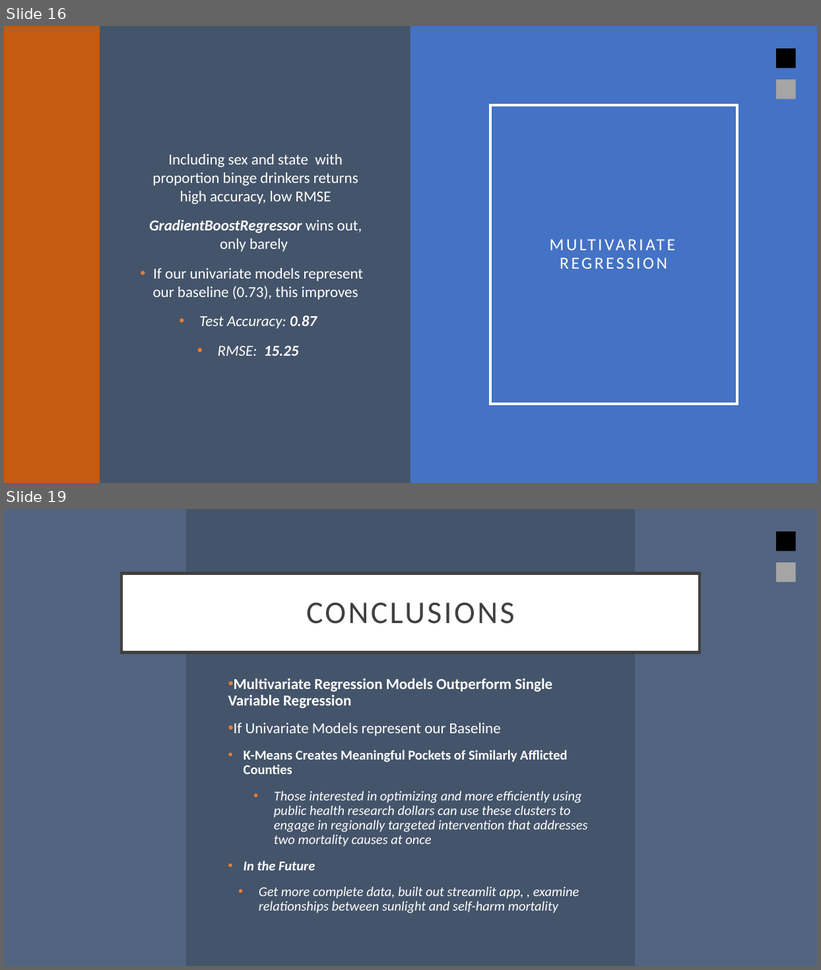
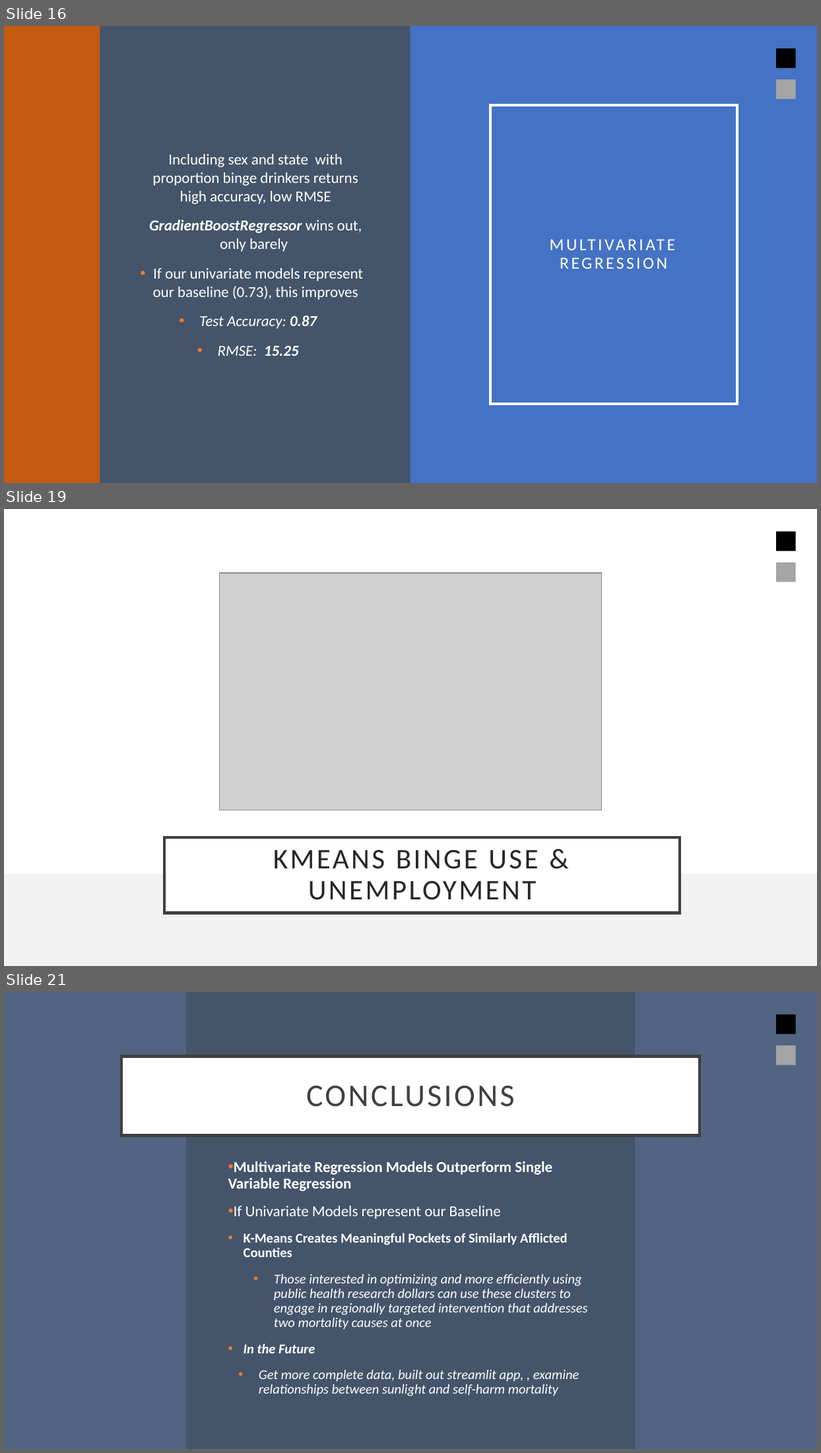
Before and after one commit to khiggins115/capstone_final, a slide deck: deliverables/capstone_KH.pptx. Shown one above the other, each under a label of ours: slides 16 and 19 before the commit, slides 16, 19 and 21 after it; the slides between them are not shown. The pictures are 821x970 and 821x1453 pixels, drawn with LibreOffice and Linux fonts; fonts in the diff are those of the drawing; grey boxes stand for pictures. Boxes give left, top, right and bottom in pixels: in the first picture for what was removed or moved away, otherwise in the second. Text is boxed around its words. In the diff, an @@ line names an element or a change of style, - is before the commit and + after.

Commit message:
KMeans got too big, plotly crashed another notebook - final final push

```diff
--- a/deliverables/capstone_KH.pptx
+++ b/deliverables/capstone_KH.pptx
@@ slide 19 added at box(4, 509, 817, 966), background #F2F2F2 @@
@@ rectangle added at box(4, 509, 817, 874), fill #FFFFFF @@
@@ rectangle added at box(776, 531, 796, 551), fill #000000 @@
@@ rectangle added at box(776, 562, 796, 582), fill #A5A5A5 @@
@@ picture added at box(219, 573, 603, 811) @@
@@ title added at box(164, 838, 680, 913), fill #FFFFFF, outline #404040 2.5 pt, 25.2 pt, text #262626 @@
+KMEANS BINGE USE & UNEMPLOYMENT
@@ what was slide 19 is now slide 21 @@
```
Also in this commit, not shown: 2 slides changed, 1 other slide added, 11 other files.
